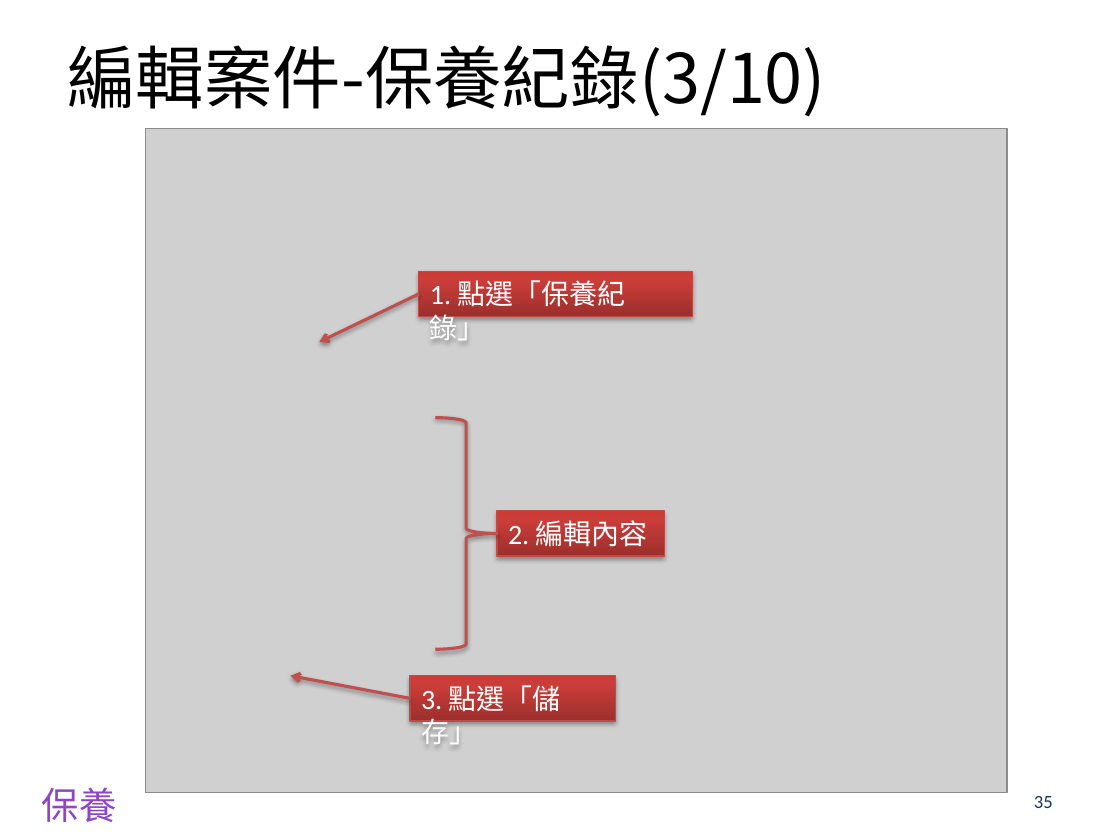
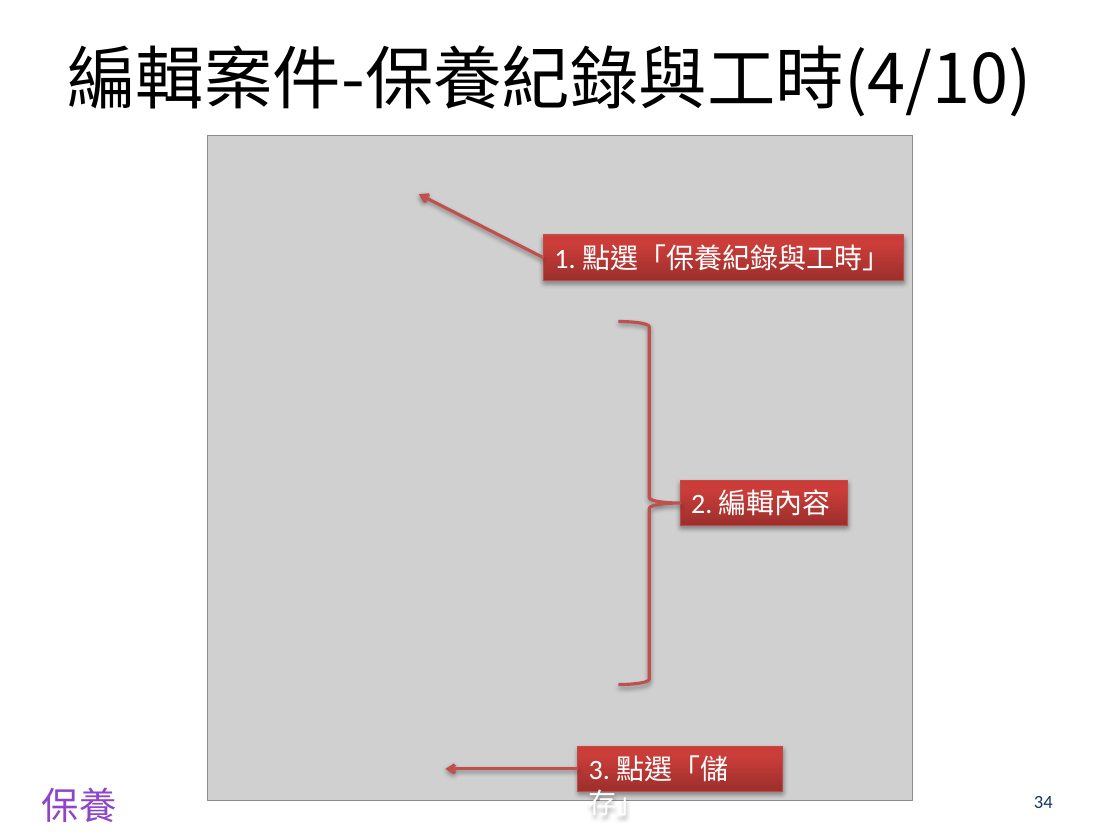
Before and after one commit to airball91327/BMEDSys, a slide deck: slide 34 of EDIS/EDIS/wwwroot/Files/Manual/BMED_EngManual.pptx (slide 35 before the commit). Drawn at 1120x840 pixels with LibreOffice and Linux fonts; fonts in the diff are those of the drawing; grey boxes stand for pictures; background and template pictures are left out. Boxes give left, top, right and bottom in pixels: in the first picture for what was removed or moved away, otherwise in the second. Text is boxed around its words. In the diff, an @@ line names an element or a change of style, - is before the commit and + after.

```diff
--- a/EDIS/EDIS/wwwroot/Files/Manual/BMED_EngManual.pptx
+++ b/EDIS/EDIS/wwwroot/Files/Manual/BMED_EngManual.pptx
@@ title at [67,45,1031,117]: text changed @@
-編輯案件-保養紀錄(3/10)
+編輯案件-保養紀錄與工時(4/10)
@@ picture: place and size @@
-picture at [146,129,1007,792]
+picture at [207,136,913,801]
@@ arrow moved from (419, 293) - (319, 342) to (543, 258) - (419, 194) @@
@@ rectangle "1. 點選「保養紀錄與工時」": place and size @@
-rectangle "1. 點選「保養紀錄與工時」" at [419,271,692,316]
+rectangle "1. 點選「保養紀錄與工時」" at [543,235,904,280]
@@ text in rectangle at [554,244,890,271]: text changed @@
-1. 點選「保養紀錄」
+1. 點選「保養紀錄與工時」
@@ right brace: place and size @@
-right brace at [436,418,497,650]
+right brace at [618,321,680,684]
@@ rectangle "2. 編輯內容": place and size @@
-rectangle "2. 編輯內容" at [497,511,665,556]
+rectangle "2. 編輯內容" at [680,480,848,525]
@@ rectangle "3. 點選「儲存」": place and size @@
-rectangle "3. 點選「儲存」" at [410,675,615,720]
+rectangle "3. 點選「儲存」" at [578,746,783,791]
@@ arrow moved from (410, 699) - (290, 675) to (578, 769) - (446, 769) @@
@@ page number at [1034,796,1053,808]: text changed @@
-35
+34
```
Also in this commit, not shown: 31 other slides changed, 4 slides added, 7 slides removed, 7 other files.
